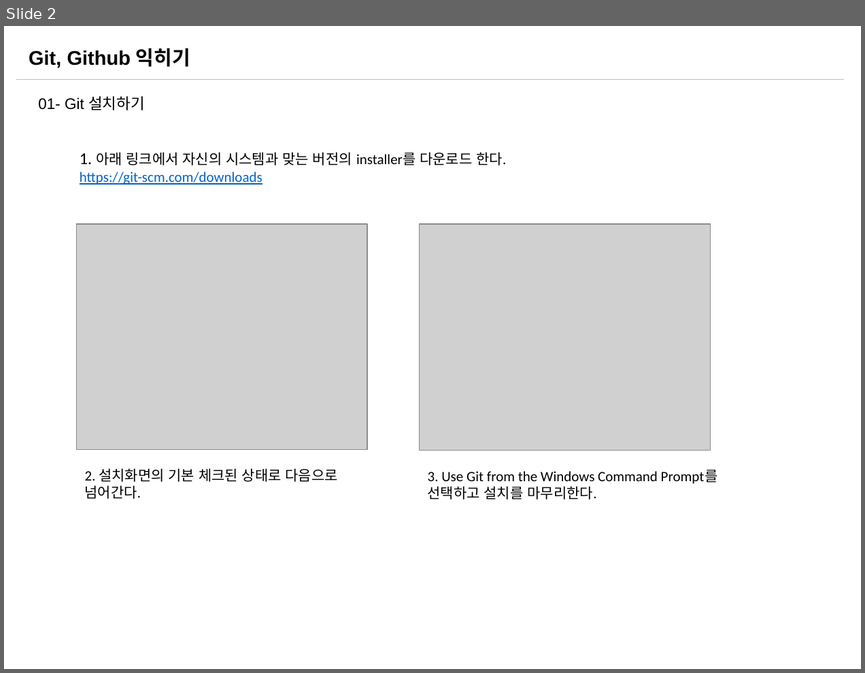
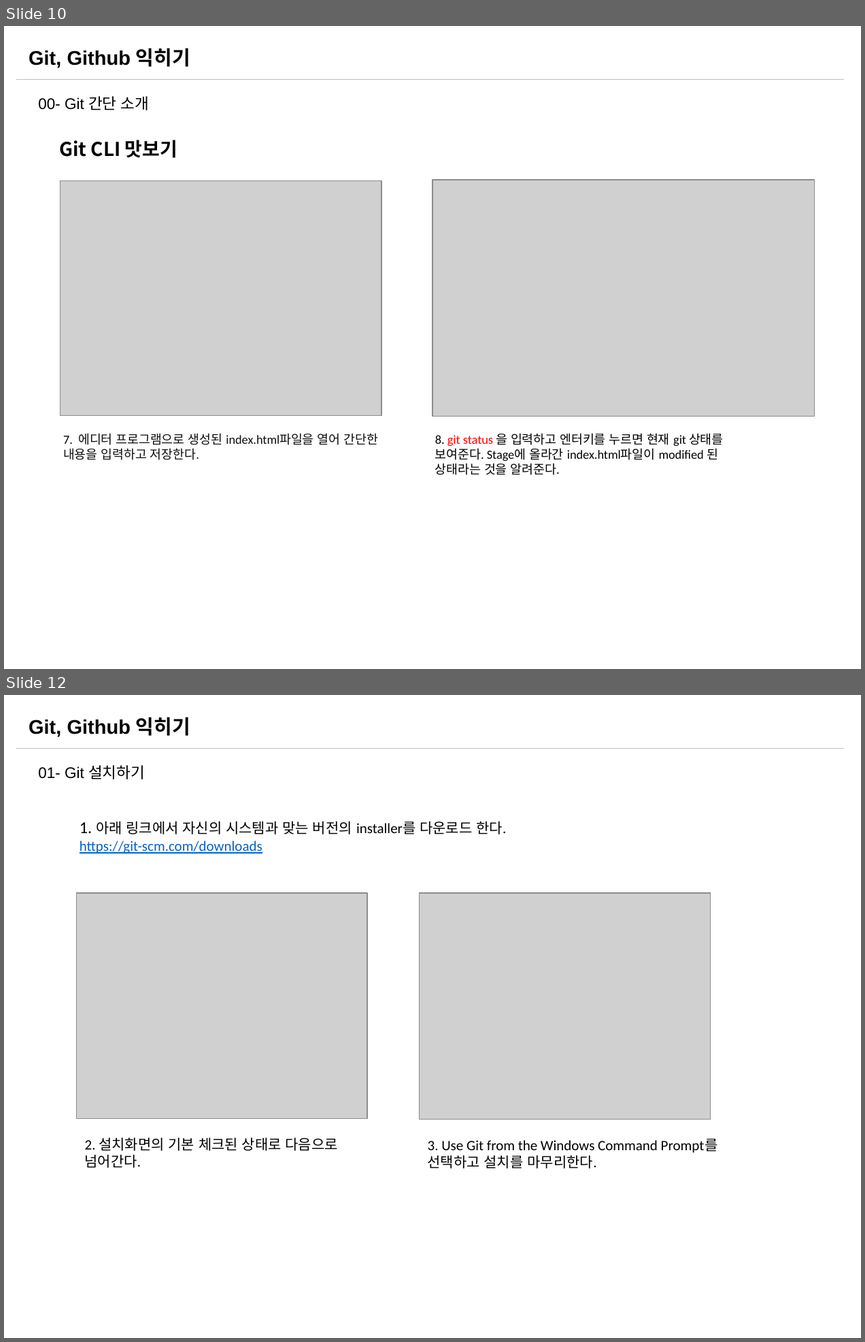
Before and after one commit to sabin21/NodeJS_Workflow_Study, a slide deck: CH00_Git_Github.pptx. Shown one above the other, each under a label of ours: slide 2 before the commit, slides 10 and 12 after it; the slides between them are not shown. The pictures are 865x673 and 865x1342 pixels, drawn with LibreOffice and Linux fonts; fonts in the diff are those of the drawing; grey boxes stand for pictures. Boxes give left, top, right and bottom in pixels: in the first picture for what was removed or moved away, otherwise in the second. Text is boxed around its words. In the diff, an @@ line names an element or a change of style, - is before the commit and + after.

```diff
--- a/CH00_Git_Github.pptx
+++ b/CH00_Git_Github.pptx
@@ slide 10 added at (4,26,861,669), background #FFFFFF; not listed: 2 template elements that a slide beside it also shows @@
@@ text added at (38,96,149,110), 12.9 pt, text #000000 @@
+00- Git 간단 소개
@@ text added at (59,140,177,158), 16 pt, text #000000, bold @@
+Git CLI 맛보기
@@ picture added at (60,180,381,415) @@
@@ picture added at (432,180,814,416) @@
@@ text added at (63,433,378,460), 10.5 pt, text #0D0D0D @@
+7. 에디터 프로그램으로 생성된 index.html파일을 열어 간단한 내용을 입력하고 저장한다.
@@ text added at (435,433,723,475), 10.5 pt, text #000000 @@
+8. git status 을 입력하고 엔터키를 누르면 현재 git 상태를 보여준다. Stage에 올라간 index.html파일이 modified 된 상태라는 것을 알려준다.
@@ what was slide 2 is now slide 12 @@
```
Also in this commit, not shown: 3 slides changed, 8 other slides added, 2 other files.
